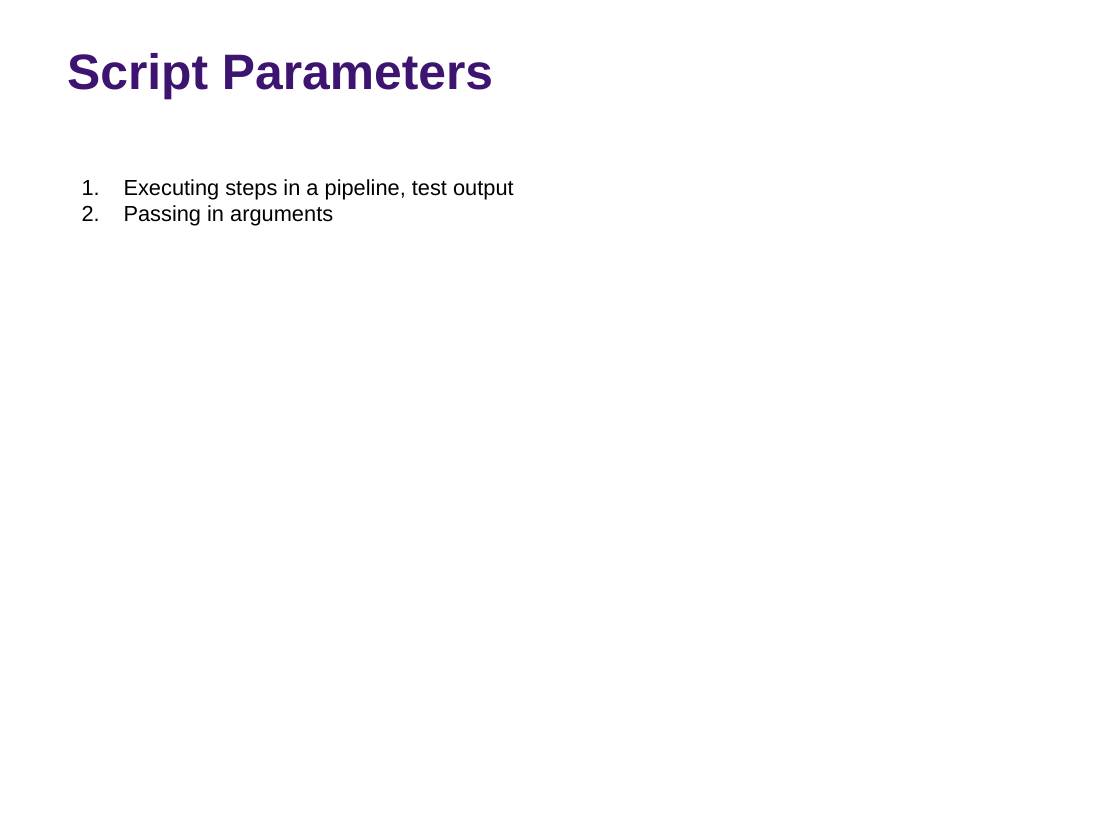
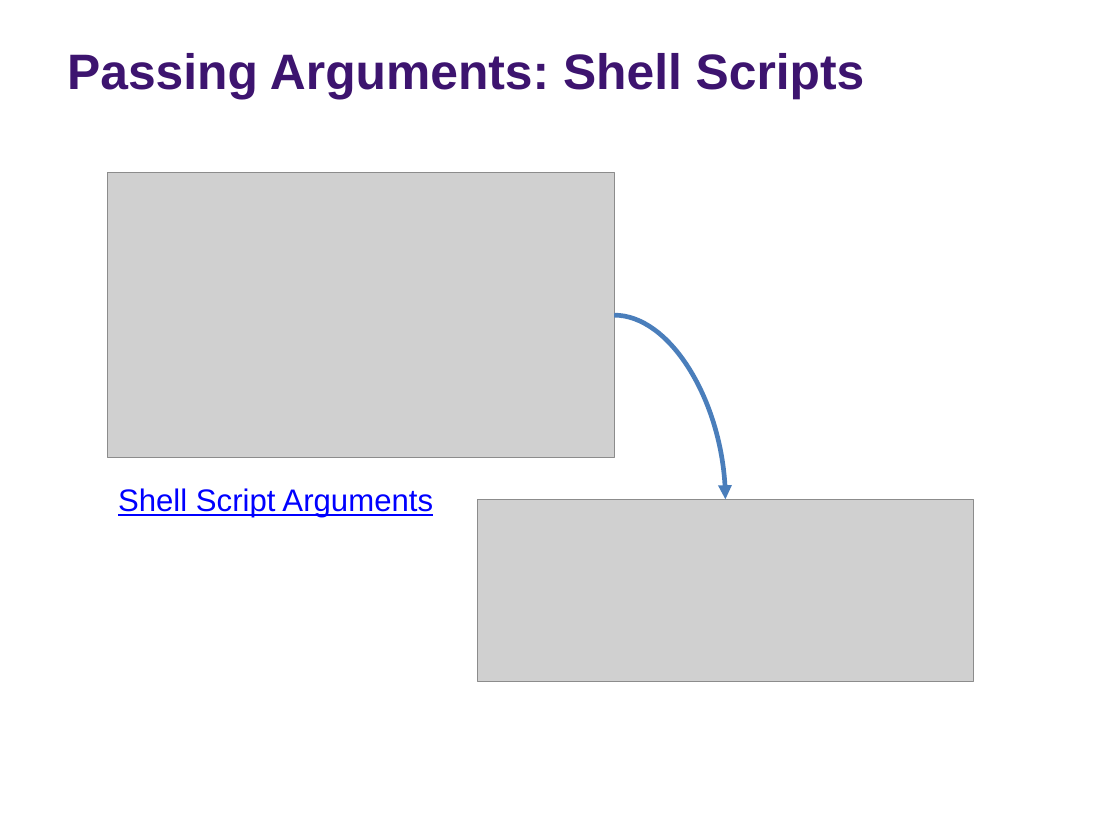
Before and after one commit to rs-kellogg/2023-phd-workshop, a slide deck: slide 12 of session-3/Session-3-Automation-Testing.pptx (slide 11 before the commit). Drawn at 1120x840 pixels with LibreOffice and Linux fonts; fonts in the diff are those of the drawing; grey boxes stand for pictures; background and template pictures are left out. Boxes give left, top, right and bottom in pixels: in the first picture for what was removed or moved away, otherwise in the second. Text is boxed around its words. In the diff, an @@ line names an element or a change of style, - is before the commit and + after.

```diff
--- a/session-3/Session-3-Automation-Testing.pptx
+++ b/session-3/Session-3-Automation-Testing.pptx
@@ title at bbox=[67, 53, 865, 100]: text changed @@
-Script Parameters
+Passing Arguments: Shell Scripts
@@ picture added at bbox=[108, 172, 615, 457] @@
@@ text removed at bbox=[124, 179, 514, 226] @@
-1. Executing steps in a pipeline, test output
-2. Passing in arguments
@@ curved arrow added from (614, 315) to (726, 500), #4B7EBC 3 pt @@
@@ text added at bbox=[118, 488, 433, 517], 20 pt, text #0000FF, underline @@
+Shell Script Arguments
@@ picture added at bbox=[477, 500, 973, 681] @@
```
Also in this commit, not shown: 10 other slides changed, 4 slides added, 3 slides removed.
